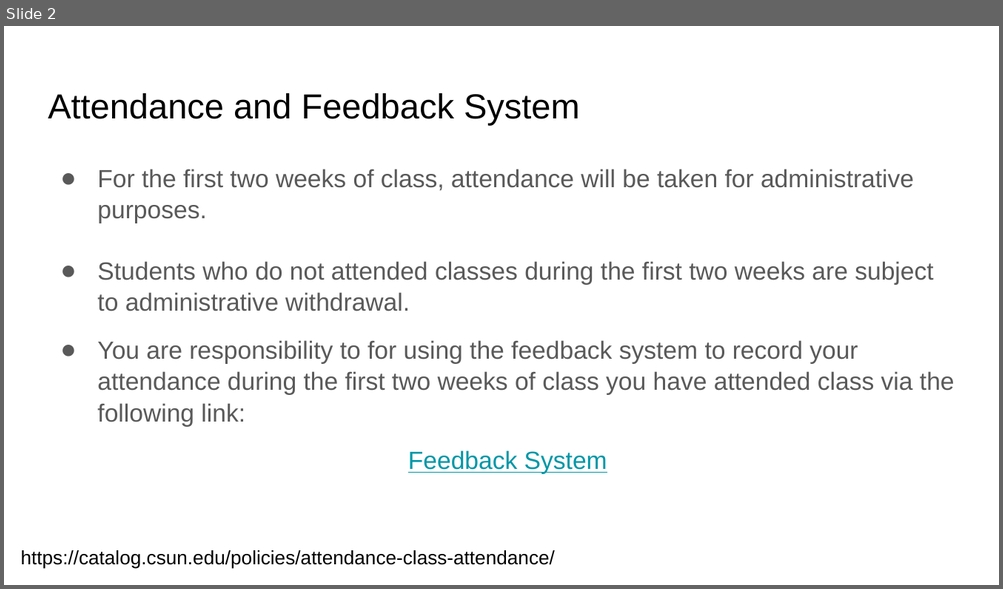
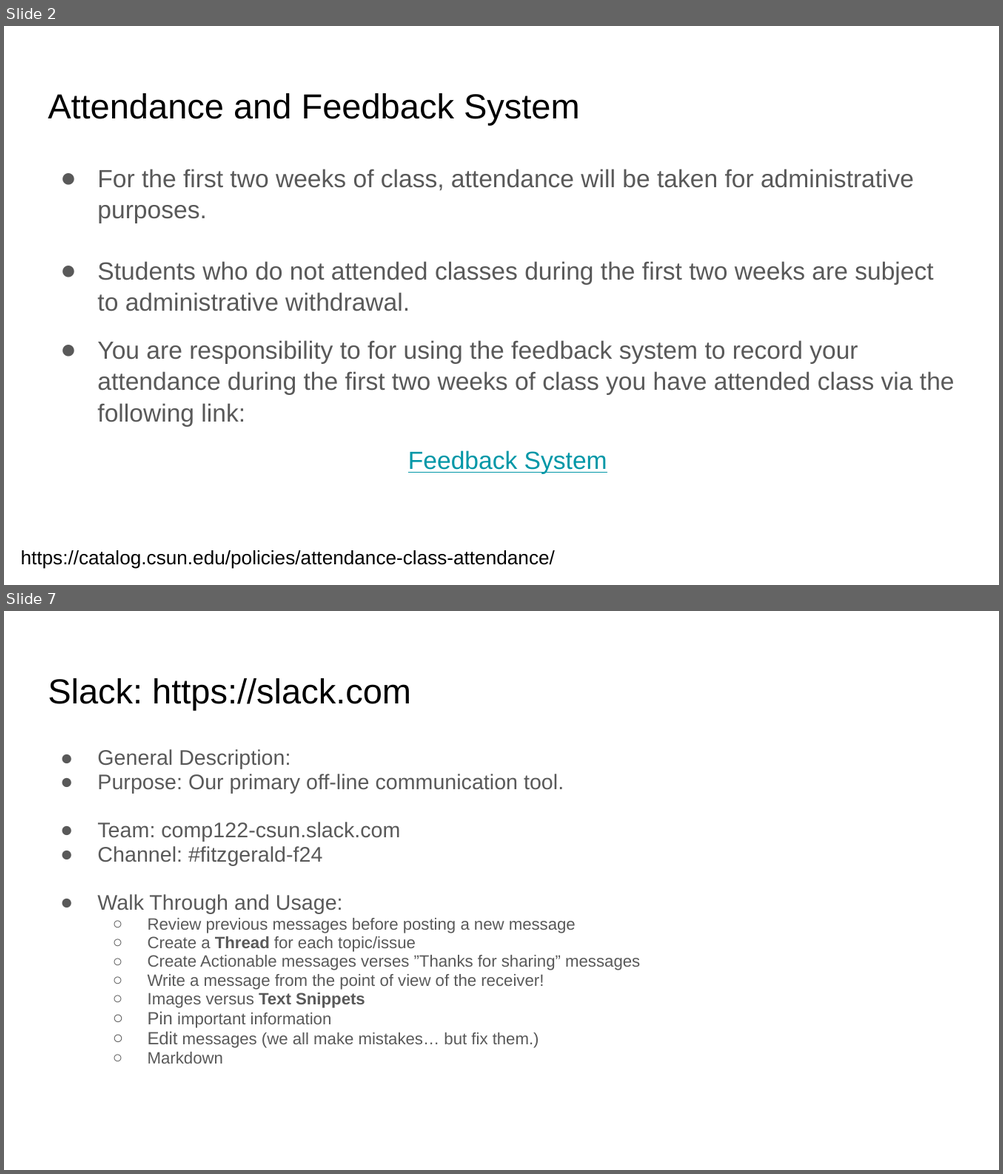
Before and after one commit to COMP122/comp122-f24, a slide deck: administrative/slide_presentations/.hidden/day1_agenda.pptx. Shown one above the other, each under a label of ours: slide 2 before the commit, slides 2 and 7 after it; the slides between them are not shown. The pictures are 1003x589 and 1003x1174 pixels, drawn with LibreOffice and Linux fonts; fonts in the diff are those of the drawing. Boxes give left, top, right and bottom in pixels: in the first picture for what was removed or moved away, otherwise in the second. Text is boxed around its words. In the diff, an @@ line names an element or a change of style, - is before the commit and + after.

Commit message:
review and updates for next week

```diff
--- a/administrative/slide_presentations/.hidden/day1_agenda.pptx
+++ b/administrative/slide_presentations/.hidden/day1_agenda.pptx
@@ slide 7 added at box(4, 611, 999, 1170), background #FFFFFF @@
@@ title added at box(48, 678, 411, 710), 25.2 pt, text #000000 @@
+Slack: https://slack.com
@@ text added at box(97, 749, 640, 1064), 11.9 pt, text #595959 @@
+● General Description:
+● Purpose: Our primary off-line communication tool.
+● Team: comp122-csun.slack.com
+● Channel: #fitzgerald-f24
+● Walk Through and Usage:
+  ○ Review previous messages before posting a new message
+  ○ Create a Thread for each topic/issue
+  ○ Create Actionable messages verses ”Thanks for sharing” messages
+  ○ Write a message from the point of view of the receiver!
+  ○ Images versus Text Snippets
+  ○ Pin important information
+  ○ Edit messages (we all make mistakes… but fix them.)
+  ○ Markdown
```
Also in this commit, not shown: 4 slides changed, 1 other slide added, 1 slide removed, 6 other files.
